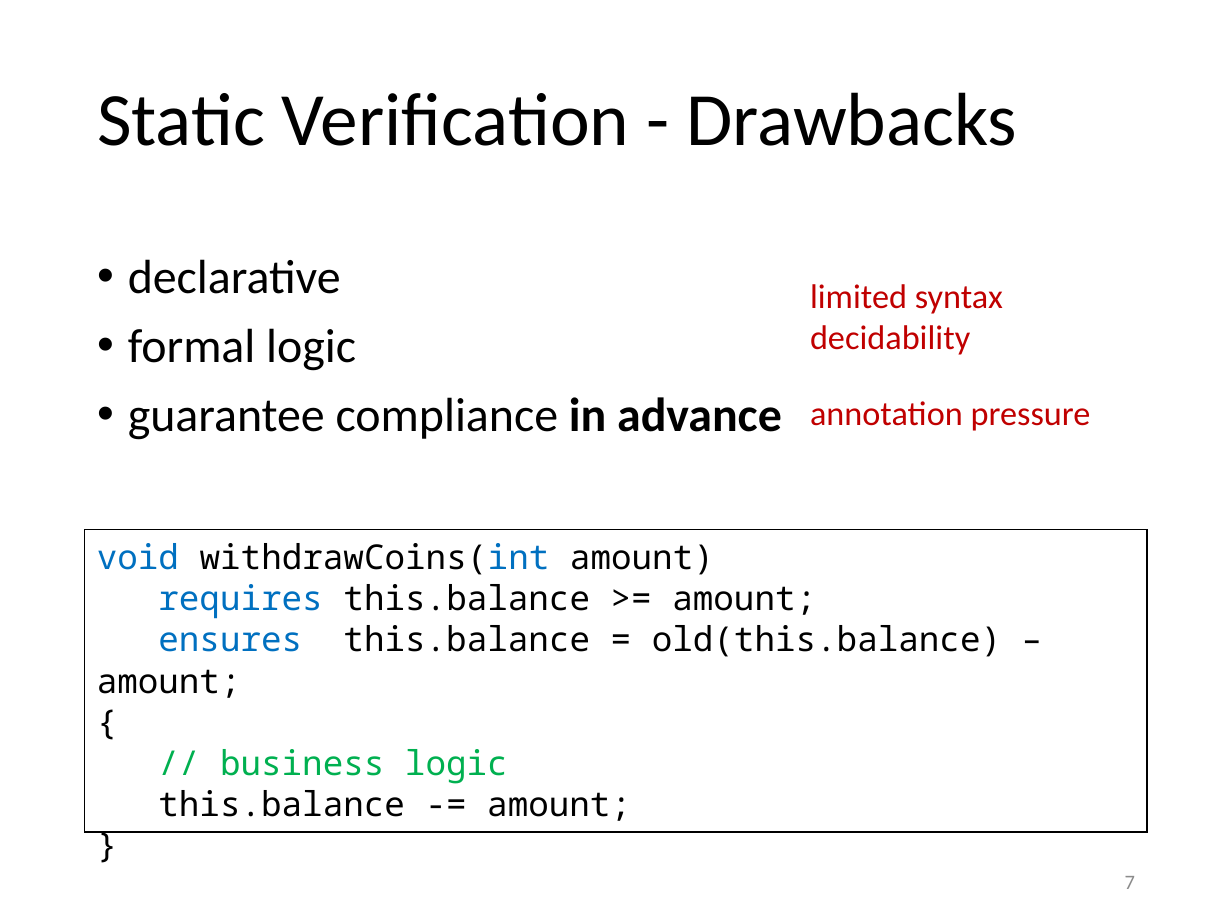
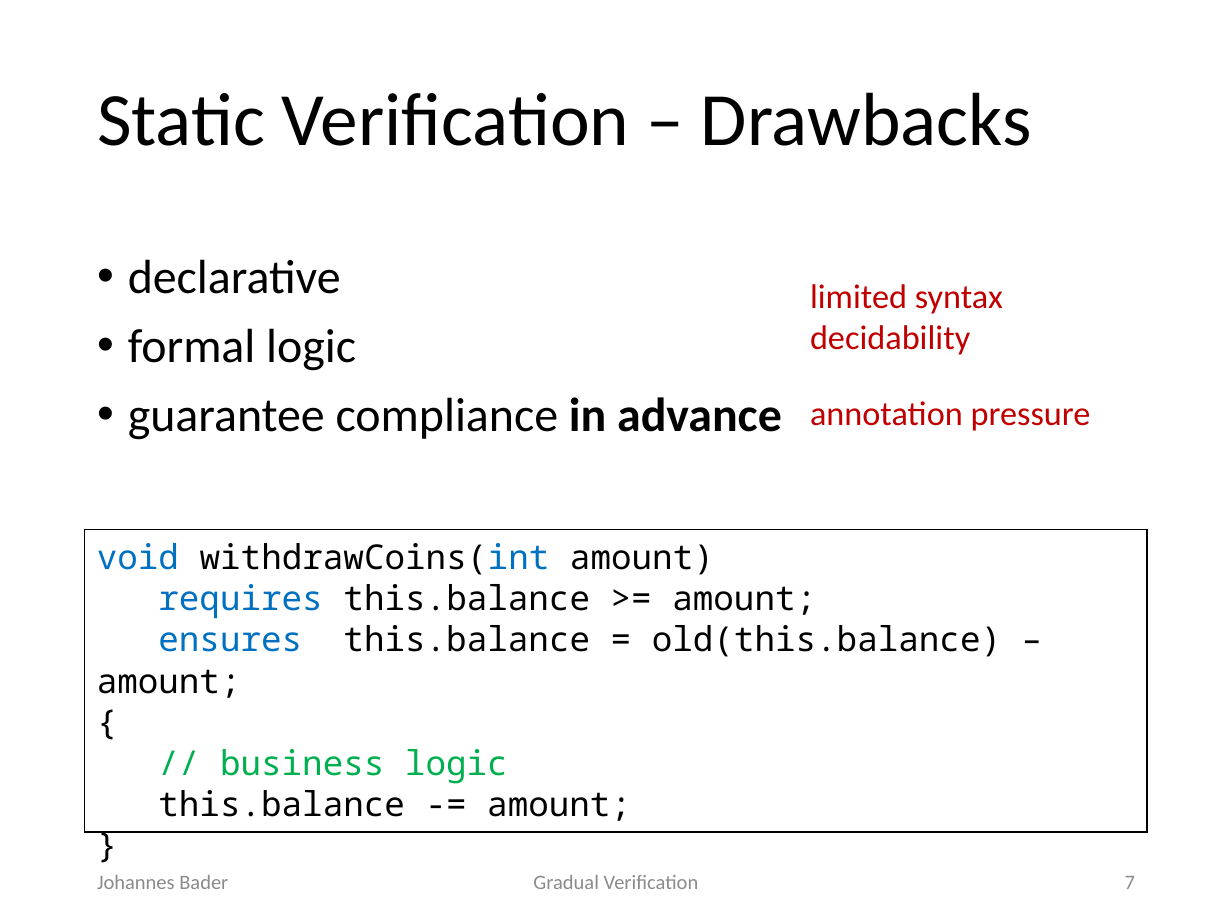
Before and after one commit to olydis/GradVerThesis, a slide deck: slide 7 of presentation/PLunch.pptm. Drawn at 1232x924 pixels with LibreOffice and Linux fonts; fonts in the diff are those of the drawing. Boxes give left, top, right and bottom in pixels: in the first picture for what was removed or moved away, otherwise in the second. Text is boxed around its words. In the diff, an @@ line names an element or a change of style, - is before the commit and + after.

```diff
--- a/presentation/PLunch.pptm
+++ b/presentation/PLunch.pptm
@@ title at [97,92,1032,146]: text changed @@
-Static Verification - Drawbacks
+Static Verification – Drawbacks
@@ text added at [97,875,228,889], 12 pt, text #8C8C8C @@
+Johannes Bader
@@ text added at [533,875,699,889], 12 pt, text #8C8C8C @@
+Gradual Verification
```
Also in this commit, not shown: 39 other slides changed, 5 slides added, 4 slides removed.
